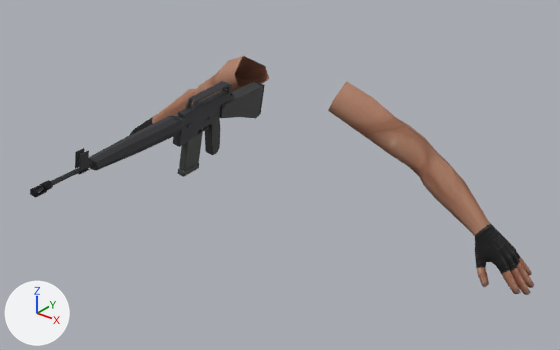
Renders of the glTF model assets/player/viewmodels/m16_fp.glb from each side of a commit.
Both versions are drawn from a camera (50 mm lens) standing at (1.42, -1.817, 2.411) and looking at (0.165, -0.247, 1.438). The axes (+X, +Y, +Z) are drawn at lower left. The lights are the same throughout. The first picture is the older version. Where no turn or scale is listed for an object, it has been applied to the vertices. Vertices at exactly the same position are counted once.

In view in the first picture: 'ArmsMesh_M16A1', 'M16A1_gun', 'M16A1_magazine.030'.
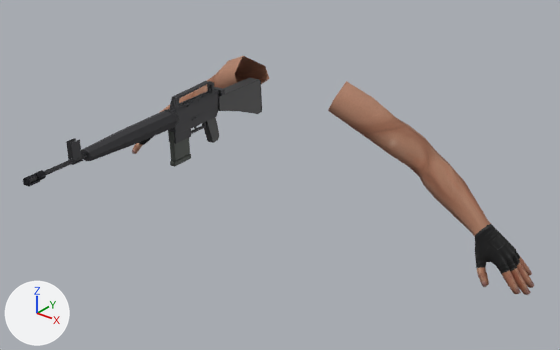
What differs and where, as boxes [x1, y1, x2, y2] in the pictures (560 x 350 px; the box of a moved part takes in the faces that stretch with it):
'M16A1_gun', reshaped, moved, turned: before [30, 81, 265, 198]; after [23, 78, 262, 187]
'M16A1_magazine.030', reshaped, moved, turned: before [178, 131, 203, 177]; after [169, 131, 191, 167]
'M16A1_charge_handle_slide_back', moved, turned: before [220, 105, 225, 110]; after [185, 87, 225, 107]
part 1 of me_m16a1_gun, added: after [168, 93, 219, 124]
part 2 of me_m16a1_gun, moved or reshaped: before [199, 125, 209, 132]; after [191, 122, 206, 134]
part 3 of me_m16a1_gun, moved or reshaped: before [178, 90, 230, 118]; after [195, 92, 214, 102]
part 4 of me_m16a1_gun, moved or reshaped: before [173, 131, 198, 147]; after [168, 129, 191, 144]
part 5 of me_m16a1_gun, moved or reshaped: before [170, 115, 184, 131]; after [164, 110, 179, 125]
part 6 of me_m16a1_gun, moved or reshaped: before [219, 82, 263, 118]; after [218, 78, 261, 114]
part 7 of me_m16a1_gun, moved or reshaped: before [205, 118, 220, 155]; after [204, 118, 219, 143]
part 8 of me_m16a1_gun, moved or reshaped: before [255, 81, 265, 115]; after [260, 80, 262, 112]
part 9 of me_m16a1_gun, moved or reshaped: before [40, 180, 53, 191]; after [36, 170, 46, 180]
part 10 of me_m16a1_gun, moved or reshaped: before [185, 81, 232, 114]; after [169, 81, 214, 111]
part 11 of me_m16a1_gun, moved or reshaped: before [75, 148, 84, 168]; after [66, 138, 76, 159]
part 12 of me_m16a1_gun, moved or reshaped: before [79, 151, 89, 171]; after [71, 140, 82, 161]
part 13 of me_m16a1_gun, moved or reshaped: before [36, 162, 93, 193]; after [29, 153, 87, 182]
part 14 of me_m16a1_gun, moved or reshaped: before [30, 93, 234, 198]; after [23, 106, 218, 187]
part 15 of me_m16a1_030, rebuilt: before [179, 131, 203, 171]; after [169, 131, 190, 161]
part 16 of me_m16a1_030, rebuilt: before [178, 163, 199, 177]; after [170, 154, 191, 167]

What changed in the scene script:
```text
Change me_m16a1_gun:
    used by ob_m16a1_gun; location = (-0.084, -0.415, 1.546); rotation_euler = (0.206, -0.00489, 1.654), in degrees (12, -0.3, 95)
    remove me_m16a1_gun.from_pydata(...)  # 2258 vertices, 4384 faces; spans x -0.504..0.423, y -0.025..0.035, z -0.136..0.104
    add me_m16a1_gun.from_pydata(...)  # 2146 vertices, 4168 faces; spans x -0.47..0.455, y -0.027..0.032, z -0.092..0.104
    me_m16a1_gun part 1: the loose piece of 68 vertices spanning x 0.014..0.256, y -0.01..0.02, z 0.023..0.061 is copied, and the copy is scaled about its middle by (0.84, 1, 1), then moved by (-0.002, -0.003, 0.0); it spans x 0.032..0.235, y -0.012..0.017, z 0.022..0.061
    me_m16a1_gun part 2: the loose piece of 112 vertices spanning x 0.089..0.167, y 0.002..0.008, z -0.034..-0.009 is moved by (0.016, -0.003, 0.0)
    me_m16a1_gun part 3: the loose piece of 56 vertices spanning x 0.018..0.237, y -0.008..0.012, z 0.027..0.071 is scaled about its middle by (0.326, 0.995, 1), then moved by (0.055, 0.0, -0.004)
    me_m16a1_gun part 4: the loose piece of 56 vertices spanning x 0.015..0.097, y -0.008..0.018, z -0.035..0.001 is scaled about its middle by (0.85, 1, 1), then moved by (0.014, -0.003, 0.0)
    me_m16a1_gun part 5: the loose piece of 60 vertices spanning x -0.009..0.014, y -0.023..0.033, z 0.015..0.067 is moved by (0.033, -0.003, 0.0)
    me_m16a1_gun part 6: the loose piece of 74 vertices spanning x 0.195..0.413, y -0.015..0.023, z -0.073..0.044 is moved by (0.038, -0.001, 0.007)
    me_m16a1_gun part 7: the loose piece of 82 vertices spanning x 0.159..0.22, y -0.009..0.021, z -0.136..-0.003 is scaled about its middle by (0.996, 0.744, 0.698), then moved by (0.018, -0.004, 0.024)
    me_m16a1_gun part 8: the loose piece of 56 vertices spanning x 0.41..0.423, y -0.013..0.023, z -0.07..0.04 is moved by (0.032, -0.003, 0.004)
    me_m16a1_gun part 9: the loose piece of 60 vertices spanning x -0.474..-0.452, y -0.005..0.016, z 0.031..0.051 is moved by (0.033, -0.003, 0.001)
    me_m16a1_gun part 10: the loose piece of 248 vertices spanning x 0.05..0.237, y -0.008..0.017, z 0.061..0.104 is scaled about its middle by (0.986, 0.675, 0.998), then moved by (-0.012, -0.002, 0.0)
    me_m16a1_gun part 11: the loose piece of 56 vertices spanning x -0.365..-0.337, y 0.011..0.014, z 0.045..0.093 is moved by (0.033, -0.003, 0.001)
    me_m16a1_gun part 12: the loose piece of 56 vertices spanning x -0.365..-0.337, y -0.004..-0.001, z 0.045..0.093 is moved by (0.033, -0.003, 0.001)
    me_m16a1_gun part 13: the loose piece of 102 vertices spanning x -0.501..-0.318, y -0.001..0.011, z 0.035..0.048 is moved by (0.033, -0.003, 0.001)
    me_m16a1_gun part 14: 3 vertices moved within x -0.47..0.024, y -0.003..0.02, z 0.032..0.061; 400 vertices removed from x -0.504..0.256, y -0.025..0.035, z -0.011..0.066; 280 vertices added at x -0.47..0.241, y -0.027..0.032, z -0.012..0.066
    other edits to the shape of me_m16a1_gun do not show in these pictures
Change me_m16a1_030:
    used by ob_m16a1_magazine_030; parent = ob_m16a1_gun; location = (0.087, 0.00287, -0.113)
    remove me_m16a1_030.from_pydata(...)  # 112 vertices, 216 faces; spans x -0.0372..0.0372, y -0.0126..0.0126, z -0.0421..0.0882
    add me_m16a1_030.from_pydata(...)  # 112 vertices, 216 faces; spans x -0.063..0.013, y -0.0068..0.0108, z -0.0387..0.067
    me_m16a1_030 part 15: the loose piece of 56 vertices spanning x -0.0343..0.0343, y -0.0114..0.0114, z -0.0231..0.0882 is rebuilt with 56 vertices and now spans x -0.06..0.0102, y -0.006..0.0099, z -0.0233..0.067
    me_m16a1_030 part 16: the loose piece of 56 vertices spanning x -0.0372..0.0372, y -0.0126..0.0126, z -0.0421..-0.0231 is rebuilt with 56 vertices and now spans x -0.063..0.013, y -0.0068..0.0108, z -0.0387..-0.0232
Change ob_m16a1_gun:
    ob_m16a1_gun.location: (-0.084, -0.415, 1.546) -> (-0.084, -0.456, 1.564)
    ob_m16a1_gun.rotation_euler: (0.206, -0.00489, 1.654) -> (-0.00479, 0.0126, 1.653)  # degrees (12, -0.3, 95) -> degrees (-0.3, 0.7, 95)
Change ob_m16a1_magazine_030:
    ob_m16a1_magazine_030.location: (0.087, 0.00287, -0.113) -> (0.0919, -0.000322, -0.0674)
```
